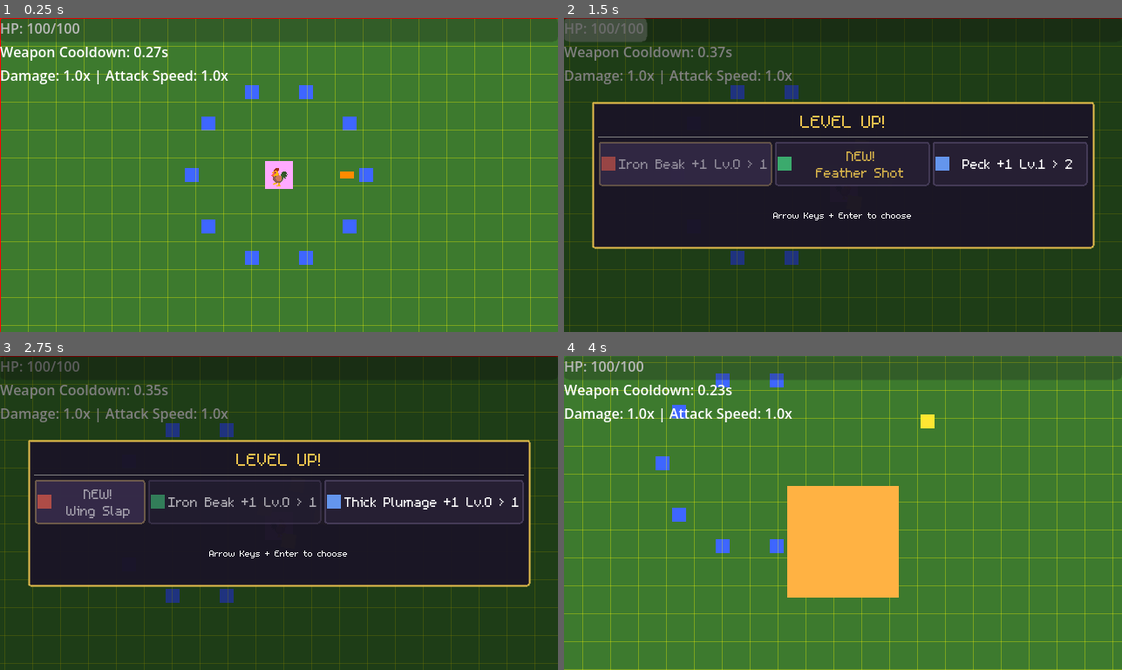
Above: before the commit, frames 1-4 (two rows, left to right).
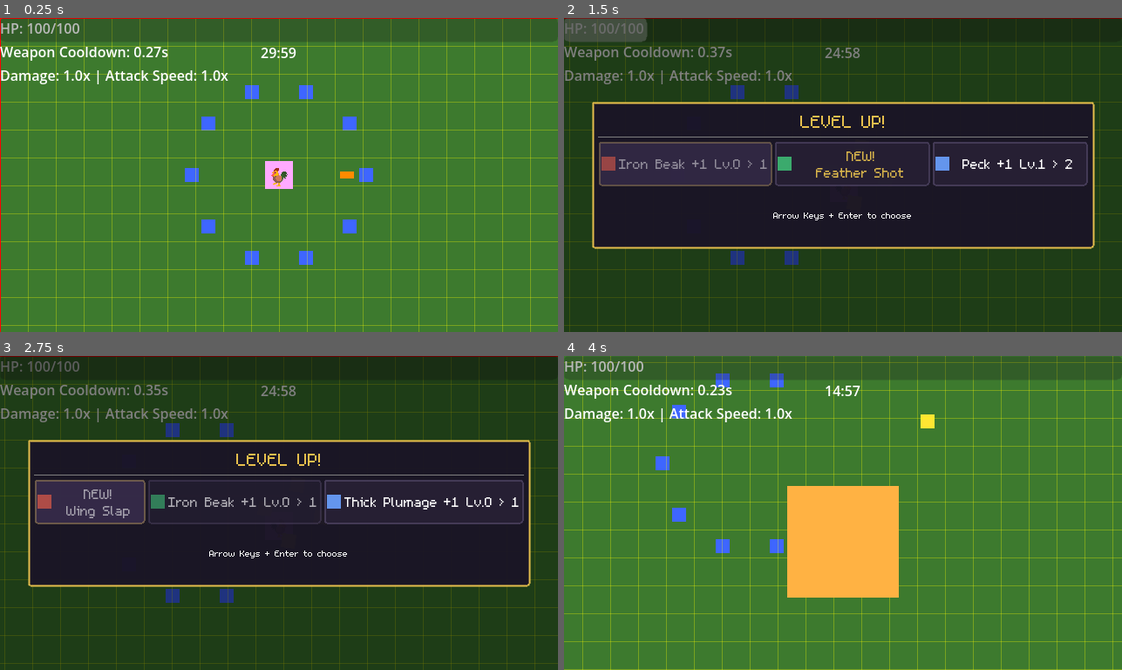
Above: after the commit, the same moments.

Repository: thejoshyee/sarimanok-game
Game: Godot game, scene res://main.tscn
The game is run twice, just before and just after one commit, with the same random seed, the same clock (stepped at 60 frames per second) and the same inputs.
Inputs:
- Up to frame 1 (0.25 s): no input
- Up to frame 2 (1.5 s): tap Enter (ui_accept) at 0.5, 0.77 s; hold Right (move_right) 0.53-1.25 s; hold 1 0.53-1.25 s; click "NEW! Spiral Feathers" at 1.25 s
- Up to frame 3 (2.75 s): click "NEW! Feather Shot" at 2 s
- Up to frame 4 (4 s): click "NEW! Wing Slap" at 2.75 s; hold S (move_down) from 3.53 s (still down); tap 2 at 3.6 s; tap Enter (ui_accept) at 3.77 s

The runs differ from the first frame. In frame 1, 0.1% of the frame differs, in the area x 46-54%, y 9-13%; in frame 2, 0.1%; in frame 3, 0.1%; in frame 4, 0.1%.

Commit message:
feat(hud): add 30-minute countdown timer label below XP bar

Diff:
--- a/game/scenes/ui/hud.tscn
+++ b/game/scenes/ui/hud.tscn
@@ -27,3 +27,15 @@
 offset_bottom = 27.0
 grow_horizontal = 2
 show_percentage = false
+
+[node name="TimerLabel" type="Label" parent="." unique_id=1765704709]
+anchors_preset = 5
+anchor_left = 0.5
+anchor_right = 0.5
+offset_left = -21.0
+offset_top = 28.0
+offset_right = 21.0
+offset_bottom = 51.0
+grow_horizontal = 2
+text = "00:00"
+horizontal_alignment = 1
--- a/game/scripts/ui/hud.gd
+++ b/game/scripts/ui/hud.gd
@@ -6,6 +6,8 @@
 @onready var cooldown_label: Label = $MarginContainer/VBoxContainer/CooldownLabel
 @onready var stats_label: Label = $MarginContainer/VBoxContainer/StatsLabel
 @onready var xp_bar: ProgressBar = $XPBar
+@onready var timer_label: Label = $TimerLabel
+
 
 # Tracks whether we're mid-level-up animation
 var _leveling_up := false
@@ -33,6 +35,10 @@
 
 
 func _process(_delta: float) -> void:
+	# 30-minute run — show time remaining
+	var remaining := 1800.0 - GameTimer.elapsed_time
+	timer_label.text = format_time(max(remaining, 0.0))
+
 	# update HP display every frame
 	var player = get_tree().get_first_node_in_group("player")
 	if player:
@@ -52,6 +58,12 @@
 	var stats = player.stats
 	stats_label.text = "Damage: %.1fx | Attack Speed: %.1fx" % [stats.damage_multiplier, stats.attack_speed_multiplier]
 
+func format_time(seconds: float) -> String:
+	var total_seconds: int = int(seconds)
+	@warning_ignore("integer_division")
+	var mins: int = total_seconds / 60
+	var secs: int = total_seconds % 60
+	return "%02d:%02d" % [mins, secs]
 
 func _on_xp_changed(current_xp: int, xp_needed: int) -> void:
 	if _leveling_up:
Not shown, changed: .taskmaster/tasks/tasks.json
